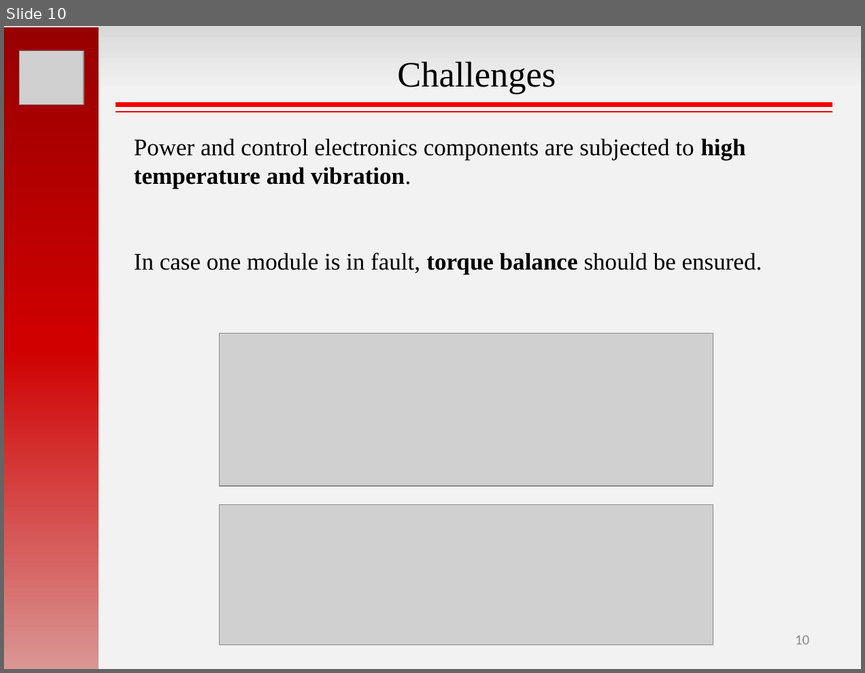
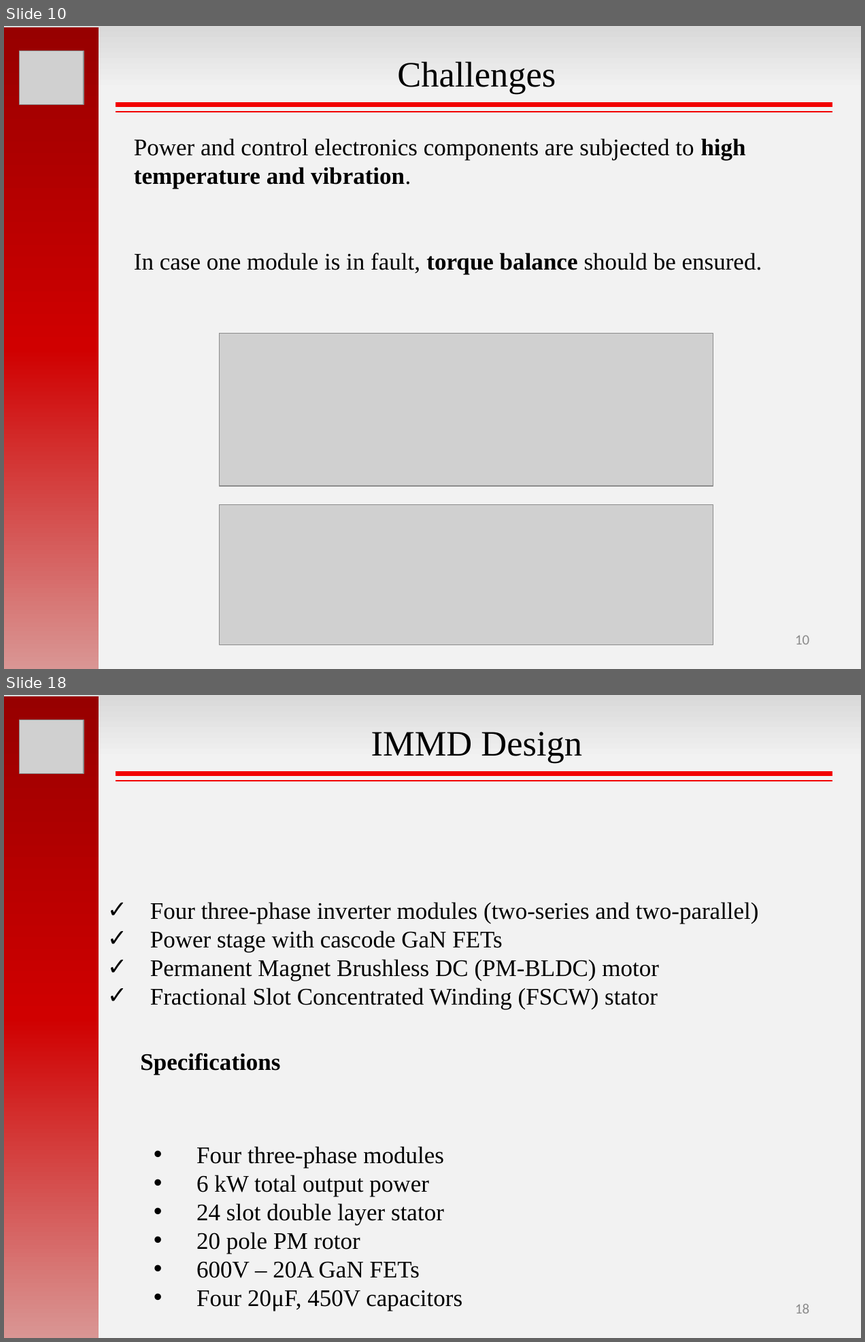
Before and after one commit to hakanpolat/IMMD, a slide deck: GRW2017/sunum/GRW2017_MesutUğur.pptx. Shown one above the other, each under a label of ours: slide 10 before the commit, slides 10 and 18 after it; the slides between them are not shown. The pictures are 865x673 and 865x1342 pixels, drawn with LibreOffice and Linux fonts; fonts in the diff are those of the drawing; grey boxes stand for pictures. Boxes give left, top, right and bottom in pixels: in the first picture for what was removed or moved away, otherwise in the second. Text is boxed around its words. In the diff, an @@ line names an element or a change of style, - is before the commit and + after.

Commit message:
grw2017 sunum capacitor kısmı

```diff
--- a/GRW2017/sunum/GRW2017_MesutUğur.pptx
+++ b/GRW2017/sunum/GRW2017_MesutUğur.pptx
@@ slide 18 added at bbox=[4, 695, 861, 1338], background gradient #D9D9D9 to #F2F2F2 @@
@@ rectangle added at bbox=[4, 696, 99, 1338], fill gradient #970000 to #D00000 to #D99694 @@
@@ picture added at bbox=[20, 720, 84, 773] @@
@@ text added at bbox=[371, 732, 582, 763], 30 pt, text #000000 @@
+IMMD Design
@@ line added from (116, 774) to (832, 774), #F20000 4 pt @@
@@ line added from (116, 781) to (832, 781), #F20000 1.5 pt @@
@@ text added at bbox=[150, 902, 759, 1009], 20 pt, text #000000 @@
+✓ Four three-phase inverter modules (two-series and two-parallel)
+✓ Power stage with cascode GaN FETs
+✓ Permanent Magnet Brushless DC (PM-BLDC) motor
+✓ Fractional Slot Concentrated Winding (FSCW) stator
@@ text added at bbox=[140, 1053, 280, 1074], 20 pt, text #000000, bold @@
+Specifications
@@ text added at bbox=[196, 1146, 462, 1310], 20 pt, text #000000 @@
+• Four three-phase modules
+• 6 kW total output power
+• 24 slot double layer stator
+• 20 pole PM rotor
+• 600V – 20A GaN FETs
+• Four 20μF, 450V capacitors
@@ page number added at bbox=[795, 1304, 809, 1313], 12 pt, text #8C8C8C @@
+18
```
Also in this commit, not shown: 3 slides changed, 9 other slides added, 2 slides removed.
